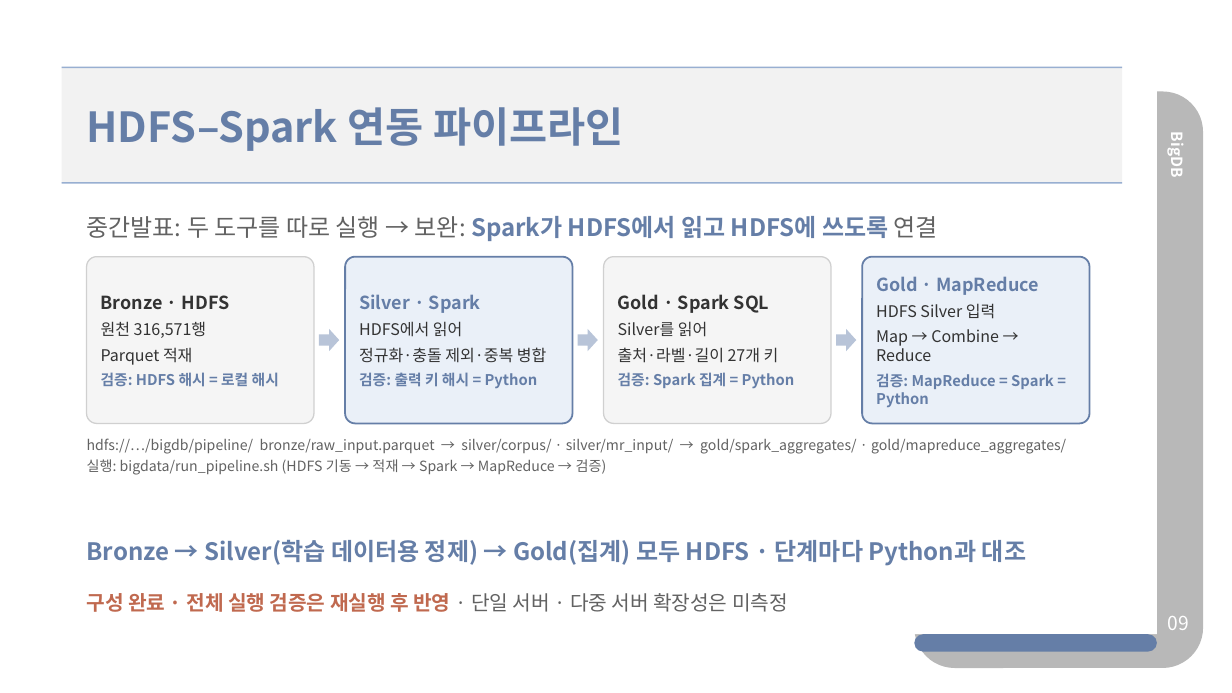
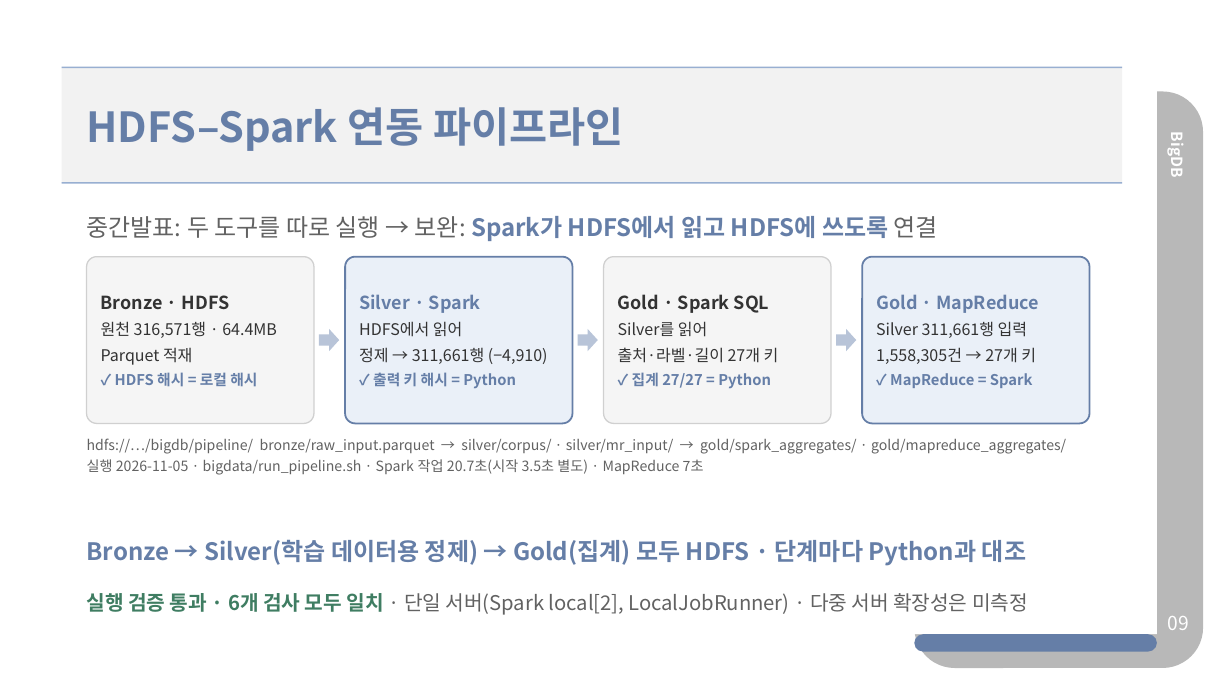
Before and after one commit to sangdelia/3-2-BigDB-Proj., a slide deck: slide 9 of ppts/BigDB 중간발표 - 혐오체인 (조규상,서재철,윤건호).pptx. Drawn at 1232x693 pixels with LibreOffice and Linux fonts; fonts in the diff are those of the drawing. Boxes give left, top, right and bottom in pixels: in the first picture for what was removed or moved away, otherwise in the second. Text is boxed around its words. In the diff, an @@ line names an element or a change of style, - is before the commit and + after.

```diff
--- a/ppts/BigDB 중간발표 - 혐오체인 (조규상,서재철,윤건호).pptx
+++ b/ppts/BigDB 중간발표 - 혐오체인 (조규상,서재철,윤건호).pptx
@@ text in rounded rectangle at [101, 321, 277, 338]: text changed @@
-원천 316,571행
+원천 316,571행 · 64.4MB
@@ text in rounded rectangle at [876, 321, 1036, 388]: text changed @@
-HDFS Silver 입력
-Map → Combine → Reduce
-검증: MapReduce = Spark = Python
+Silver 311,661행 입력
+1,558,305건 → 27개 키
+✓ MapReduce = Spark
@@ text in rounded rectangle at [359, 347, 548, 388]: text changed; size 11.5 to 12.5 pt; text colour #657EA7 to #333333; bold off @@
-정규화·충돌 제외·중복 병합
-검증: 출력 키 해시 = Python
+정제 → 311,661행 (−4,910)
+✓ 출력 키 해시 = Python
@@ text in rounded rectangle at [115, 372, 257, 387]: text changed @@
-검증: HDFS 해시 = 로컬 해시
+✓ HDFS 해시 = 로컬 해시
@@ text in rounded rectangle at [632, 372, 771, 388]: text changed @@
-검증: Spark 집계 = Python
+✓ 집계 27/27 = Python
@@ text at [87, 459, 704, 475]: text changed @@
-실행: bigdata/run_pipeline.sh (HDFS 기동 → 적재 → Spark → MapReduce → 검증)
+실행 2026-11-05 · bigdata/run_pipeline.sh · Spark 작업 20.7초(시작 3.5초 별도) · MapReduce 7초
@@ text at [87, 593, 1028, 615]: text changed; text colour #C0694F to #626262; bold off @@
-구성 완료 · 전체 실행 검증은 재실행 후 반영 · 단일 서버 · 다중 서버 확장성은 미측정
+실행 검증 통과 · 6개 검사 모두 일치 · 단일 서버(Spark local[2], LocalJobRunner) · 다중 서버 확장성은 미측정
```
Also in this commit, not shown: 38 other files.
